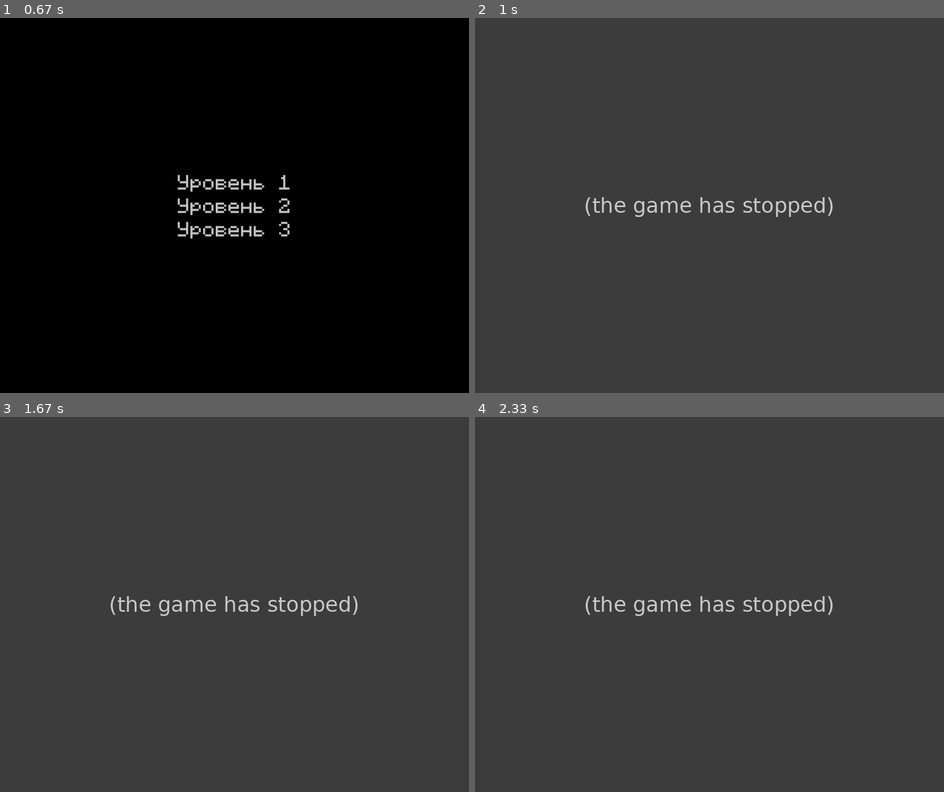
Above: before the commit, frames 1-4 (two rows, left to right).
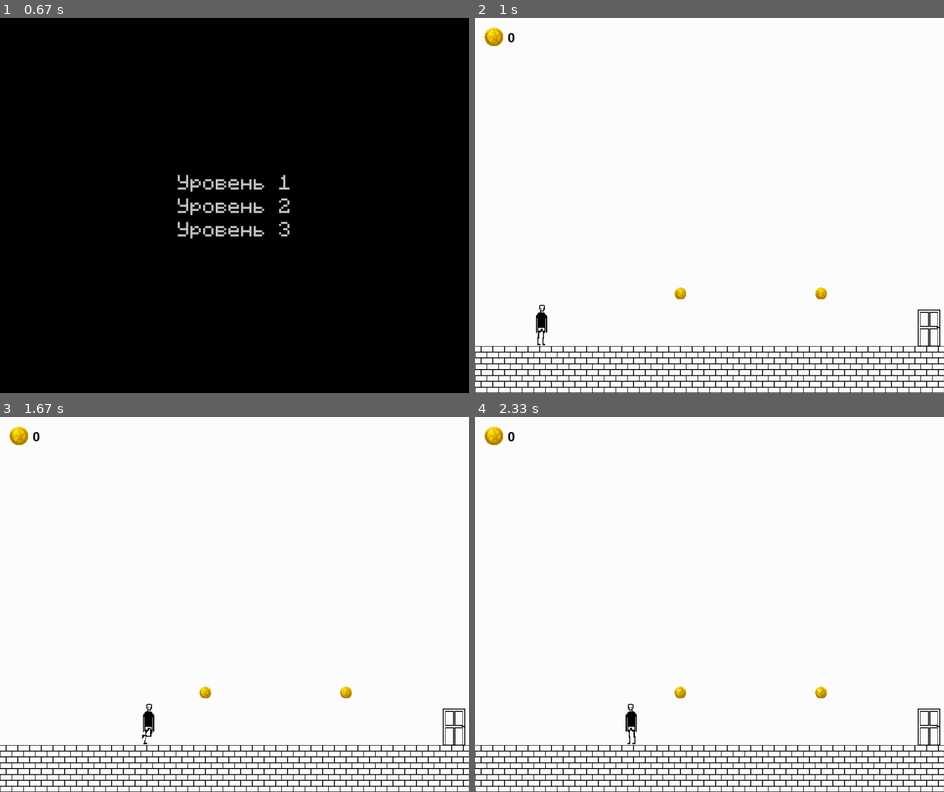
Above: after the commit, the same moments.

Repository: remalQ/pygame-project
Game: pygame game, started from Main.py
Two runs of this game, one before a commit and one after it. Both use one fixed random seed, a clock stepped at 60 frames per second and the inputs below.
Inputs (mouse positions are in pixels of both pictures, inside the frame that each line leads up to):
- Up to frame 1 (0.67 s): click "Начать игру" at 0.38 s
- Up to frame 2 (1 s): click "Уровень 2" at 0.72 s
- Up to frame 3 (1.67 s): hold Right 1-1.47 s; move the mouse to (234, 630) at 1.03 s; hold Right from 1.55 s (still down); move the mouse to (281, 687) at 1.58 s
- Up to frame 4 (2.33 s): release Right at 2.02 s; hold Left from 2.05 s (still down); move the mouse to (564, 690) at 2.08 s

Frame 1 is identical in both runs. In frame 2, 99% of the frame differs, in the area x 0-100%, y 0-100%; in frame 3, 99%; in frame 4, 99%.
Before the commit the program exited at 0.72 s; later frames show no game.

Commit message:
fix main

Diff:
--- a/Main.py
+++ b/Main.py
@@ -4,4 +4,4 @@
 # Запуск игры
 if __name__ == "__main__":
     game = Game.Game()
-    game.show_main_menu()
+    game.run()
